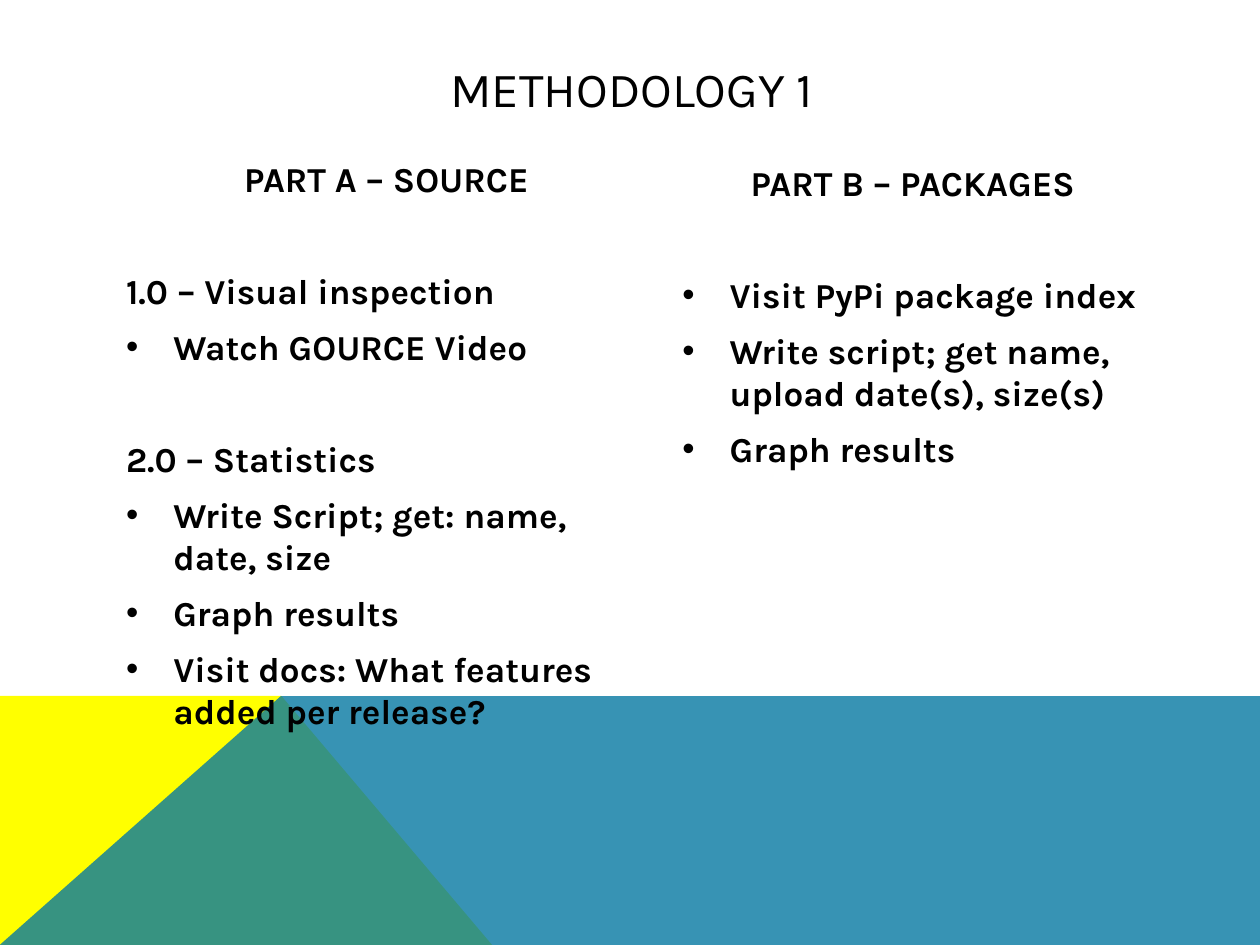
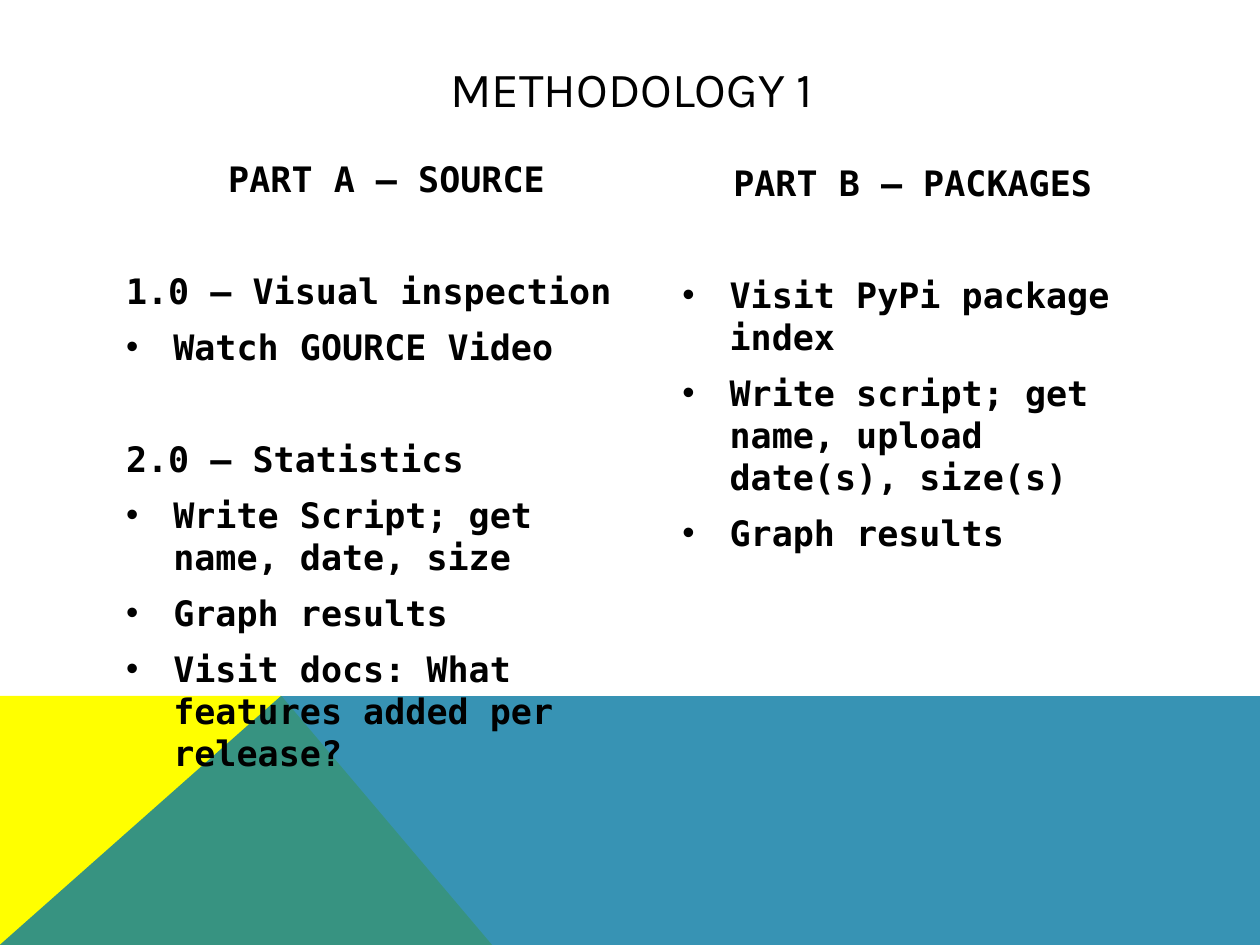
Before and after one commit to eburdon/Seng371-SoftwareEvolutionClassProject, a slide deck: slide 4 of Presentation_PythonEvolution.pptx. Drawn at 1260x945 pixels with LibreOffice and Linux fonts; fonts in the diff are those of the drawing. Boxes give left, top, right and bottom in pixels: in the first picture for what was removed or moved away, otherwise in the second. Text is boxed around its words. In the diff, an @@ line names an element or a change of style, - is before the commit and + after.

```diff
--- a/Presentation_PythonEvolution.pptx
+++ b/Presentation_PythonEvolution.pptx
@@ text at (126,166,611,774): font Karla to DejaVu Sans Mono in "PART A – SOURCE", "1.0 – Visual inspection", "Watch GOURCE Video", "2.0 – Statistics" and 2 more places @@
@@ text "PART B – PACKAGES" at (730,170,1110,554): font Karla to DejaVu Sans Mono @@
@@ text at (173,500,532,575): text changed; font Karla to DejaVu Sans Mono @@
-• Write Script; get: name, date, size
+• Write Script; get name, date, size
```
Also in this commit, not shown: 10 other slides changed, 1 slide added.
